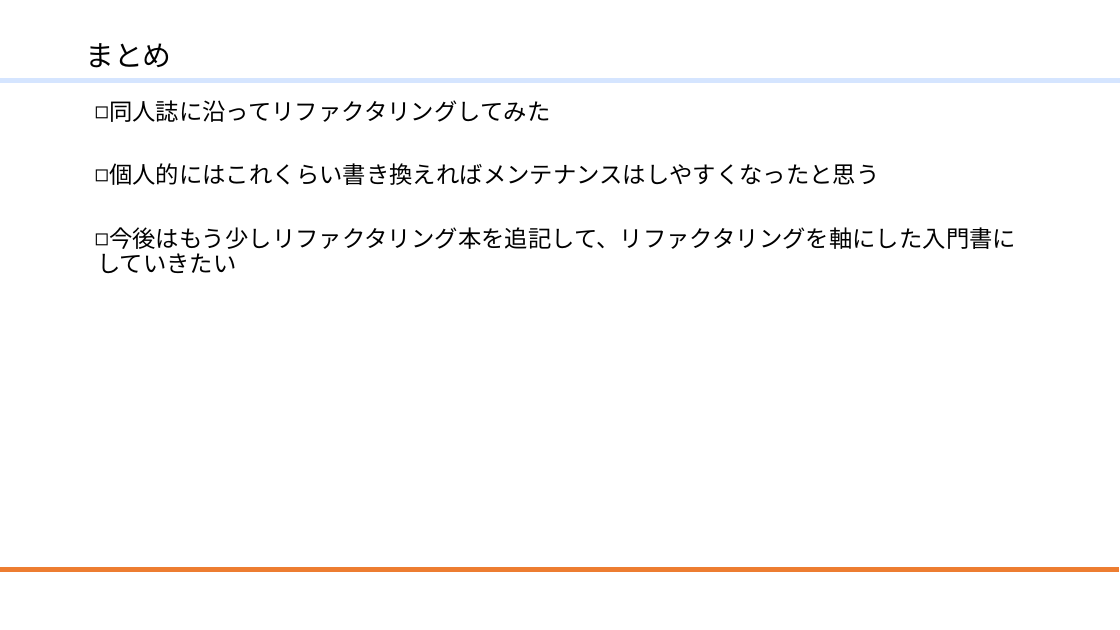
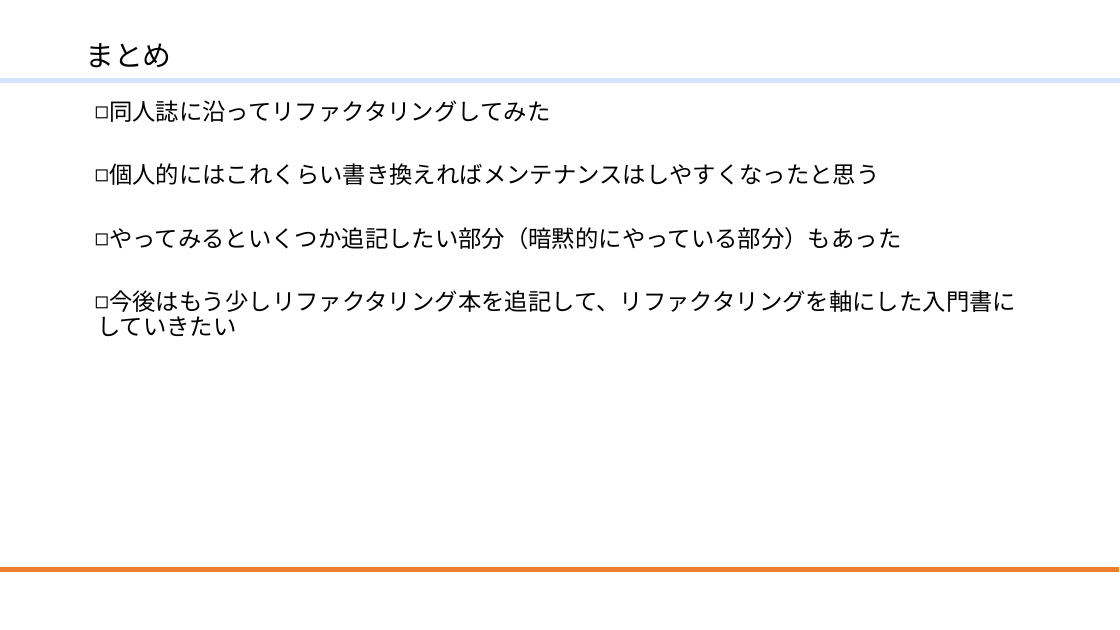
Before and after one commit to mmer547/ModernFortranLocalUserGroup, a slide deck: slide 48 of ModernFortran.f10/20210724_リファクタリング.pptx (slide 46 before the commit). Drawn at 1120x630 pixels with LibreOffice and Linux fonts; fonts in the diff are those of the drawing; background and template pictures are left out. Boxes give left, top, right and bottom in pixels: in the first picture for what was removed or moved away, otherwise in the second. Text is boxed around its words. In the diff, an @@ line names an element or a change of style, - is before the commit and + after.

```diff
--- a/ModernFortran.f10/20210724_リファクタリング.pptx
+++ b/ModernFortran.f10/20210724_リファクタリング.pptx
@@ text at (109, 227, 901, 249): paragraph added @@
+◻ やってみるといくつか追記したい部分（暗黙的にやっている部分）もあった
```
Also in this commit, not shown: 5 other slides changed, 4 slides added, 1 slide removed, 1 other file.
